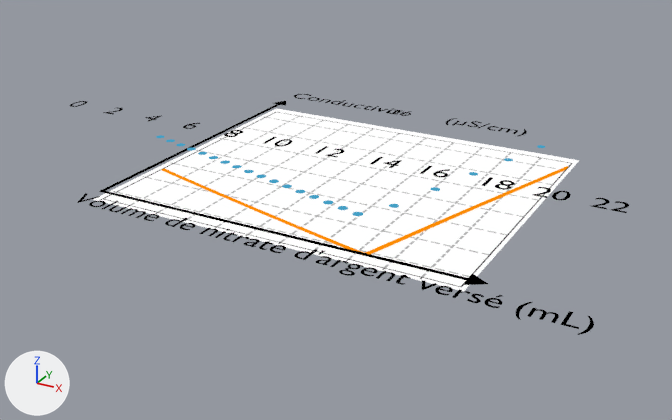
The Blender file images/donnees/graphiques.blend: old version first, new version second.
Rendered twice from a 50 mm camera at (2.49, -4.68, 2.11) aimed at (0.09, -0.32, -0.07). Every picture has the same lights, and +X, +Y and +Z are marked at lower left. Text is drawn in Blender's own font.

Names of what the first picture shows: 'Circle', 'Circle.001', 'Fleche.002', 'Fleche.004', 'masse sucre.001', 'sigma', 'x.002'.
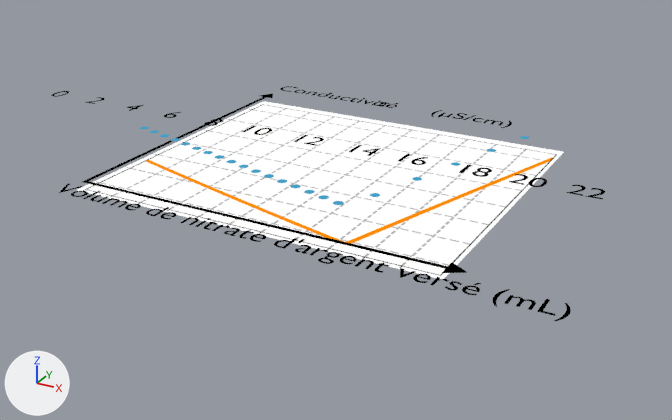
Where the change shows, as pixel boxes (x1, y1, x2, y2) in the pictures (672 x 420 px):
```json
{"object": "sigma", "change": "moved, rescaled", "before": [93, 108, 579, 291], "after": [77, 101, 564, 279]}
{"object": "Fleche.002", "change": "moved, rescaled", "before": [103, 191, 488, 285], "after": [86, 181, 467, 273]}
{"object": "masse sucre.001", "change": "deleted", "before": [77, 193, 594, 335]}
{"object": "volume", "change": "added", "after": [59, 183, 571, 321]}
{"object": "x.002", "change": "deleted", "before": [70, 101, 629, 213]}
{"object": "valeur volume", "change": "added", "after": [51, 91, 605, 199]}
{"object": "Fleche.004", "change": "moved, rescaled", "before": [99, 101, 286, 192], "after": [82, 94, 273, 183]}
{"object": "Circle", "change": "moved, rescaled", "before": [156, 135, 363, 216], "after": [140, 127, 344, 205]}
{"object": "Circle.001", "change": "moved, rescaled", "before": [389, 145, 545, 208], "after": [370, 136, 529, 197]}
```

The change, as JSON lines over the scene's bpy script:
```json
{"op": "set", "path": "ob_circle.location", "old": "(-1.105, -0.409, 0.211)", "new": "(-1.299, -0.324, 0.212)"}
{"op": "set", "path": "ob_circle.scale", "old": "(0.748, 0.748, 0.748)", "new": "(0.768, 0.768, 0.768)"}
{"op": "set", "path": "ob_circle_001.location", "old": "(0.627, -0.682, 0.211)", "new": "(0.479, -0.604, 0.212)"}
{"op": "set", "path": "ob_circle_001.scale", "old": "(0.717, 0.717, 0.717)", "new": "(0.737, 0.737, 0.737)"}
{"op": "set", "path": "ob_sigma.location", "old": "(0.0, 0.0, 0.0)", "new": "(-0.165, 0.096, -0.005)"}
{"op": "set", "path": "ob_sigma.scale", "old": "(1.15, 1.0, 1.0)", "new": "(1.18, 1.03, 1.03)"}
{"op": "set", "path": "ob_fleche_002.location", "old": "(-0.178, -0.964, 0.049)", "new": "(-0.347, -0.894, 0.046)"}
{"op": "set", "path": "ob_fleche_002.scale", "old": "(0.576, 0.576, 0.576)", "new": "(0.591, 0.591, 0.591)"}
{"op": "set", "path": "ob_fleche_004.location", "old": "(-1.095, -0.171, 0.049)", "new": "(-1.289, -0.08, 0.046)"}
{"op": "set", "path": "ob_fleche_004.scale", "old": "(0.576, 0.576, 0.576)", "new": "(0.591, 0.591, 0.591)"}
{"op": "remove", "block": "ob_masse_sucre_001", "code": ["ob_masse_sucre_001 = bpy.data.objects.new('masse sucre.001', txt_text_008)", "ob_masse_sucre_001.location = (-1.05, -1.272, 0.114)", "ob_masse_sucre_001.scale = (0.185, 0.185, 0.185)"]}
{"op": "remove", "block": "ob_x_002", "code": ["ob_x_002 = bpy.data.objects.new('x.002', txt_text_014)", "ob_x_002.location = (-1.135, -1.131, 0.605)", "ob_x_002.scale = (0.158, 0.158, 0.158)"]}
{"op": "add", "block": "ob_volume", "code": ["ob_volume = bpy.data.objects.new('volume', txt_text_008)", "ob_volume.location = (-1.243, -1.211, 0.113)", "ob_volume.scale = (0.189, 0.189, 0.189)"]}
{"op": "add", "block": "ob_valeur_volume", "code": ["ob_valeur_volume = bpy.data.objects.new('valeur volume', txt_text_014)", "ob_valeur_volume.location = (-1.331, -1.065, 0.617)", "ob_valeur_volume.scale = (0.163, 0.163, 0.163)"]}
```
